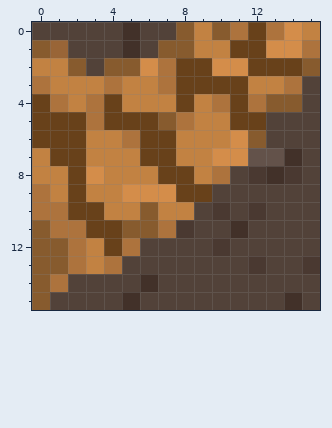
Pixel-art sprite: defaultresources/global/images/tiles/Berg(U-R-Stone).png. Above is the file before it was changed.
The file is 16x16 pixels.
The result:
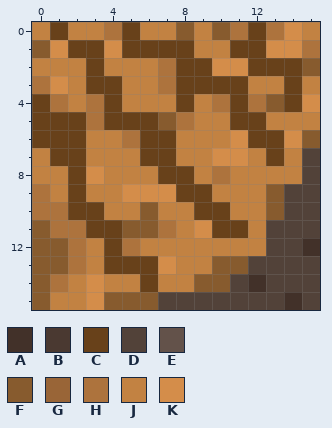
Palette (. is transparent): A #423129  B #4a3931  C #68411a  D #524239  E #63524a  F #875b2e  G #996537  H #ad733d  J #c28242  K #d48d4a
Log entry: der berg gott
What changed:
Changed rows in their new state; - is an unchanged pixel.
first column x 0:
 0 JCJJHCJJ--------
 1 -KCCKCCCC-------
 2 --JCJJJ---------
 3 -K-CC---------CJ
 4 --------------CK
 5 -------------JJJ
 6 ------------CCKF
 7 ------------JCJ-
 8 -----------JJJJ-
 9 ----------JJJF--
10 ---------CCJJF--
11 --------JKCCJ---
12 ------JJJJJJJ--A
13 ----CCCKJJFFD--D
14 --JKJJCJJFF-A---
15 -JJKFFF---------
Pixel boxes of the changes (left, top, right, bottom) in both pictures:
changed: (32, 22, 320, 310)
